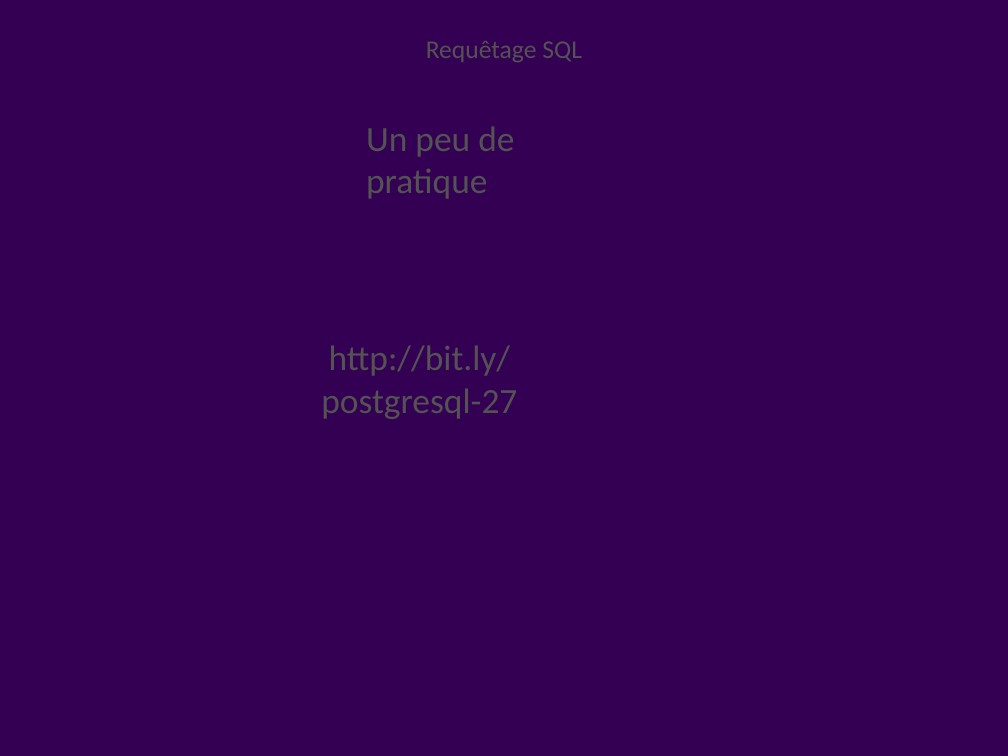
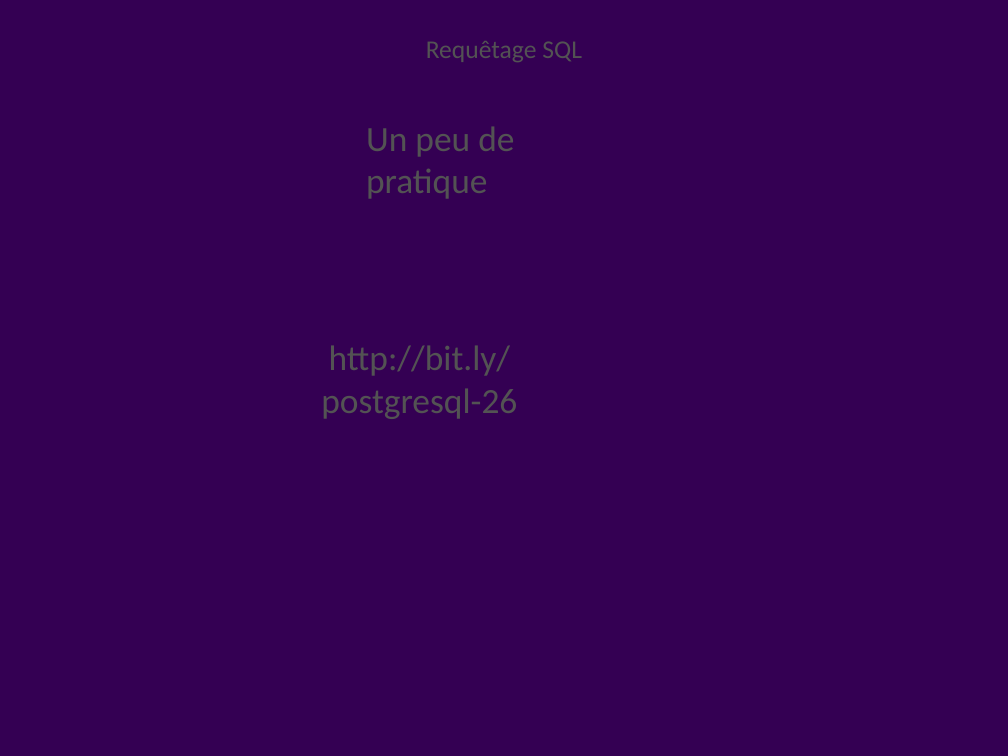
Before and after one commit to yoanncoualan/postgresql-esgi-2, a slide deck: slide 26 of Postgresql.pptx. Drawn at 1008x756 pixels with LibreOffice and Linux fonts; fonts in the diff are those of the drawing; background and template pictures are left out. Boxes give left, top, right and bottom in pixels: in the first picture for what was removed or moved away, otherwise in the second. Text is boxed around its words. In the diff, an @@ line names an element or a change of style, - is before the commit and + after.

```diff
--- a/Postgresql.pptx
+++ b/Postgresql.pptx
@@ text at (321, 345, 517, 419): text changed @@
-http://bit.ly/postgresql-27
+http://bit.ly/postgresql-26
```
Also in this commit, not shown: 2 other slides changed, 1 other file.
